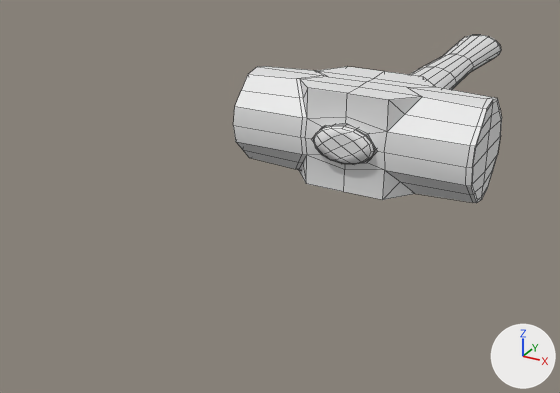
What one commit did to the FBX model Assets/Resources/FBX Files/Hammer.fbx.
Camera for both pictures: a camera (50 mm lens) standing at (5.69, -13.89, 5.07) and looking at (-1.23, -1.29, -1.23). Arrows for +X, +Y and +Z are at lower right; the lights stay in place. The first picture is the older version. Mesh edges are drawn as thin lines. Where no turn or scale is listed for an object, it has been applied to the vertices.

In view in the first picture: 'Handle_LowPoly', 'Head_LowPoly'.
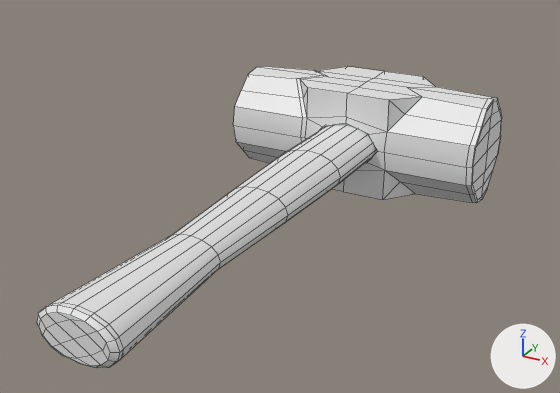
The newer file is also rescaled (x0.3), turned or shifted as a whole; pictures and numbers use the older file's frame.

Changed parts and their boxes (x1, y1, x2, y2) in the pictures (560 x 393 px):
'Head_LowPoly', reshaped (73% wider, 120% taller)
    before: (233, 66, 502, 203)
    after: (37, 66, 502, 368)
'Handle_LowPoly', deleted
    before: (314, 35, 501, 165)
part 1 of me_cylinder_003, added
    after: (37, 123, 377, 368)

The change, as a list of edits to the scene's bpy script:
```text
Change me_cylinder_003:
    used by ob_head_lowpoly; location = (0.0, 0.0, 0.0)
    remove me_cylinder_003.from_pydata(...)  # 192 vertices, 200 faces; spans x -2.49..2.49, y -1.0..1.0, z -1.0..1.0
    add me_cylinder_003.from_pydata(...)  # 354 vertices, 360 faces; spans x -2.49..2.49, y -8.45..1.09, z -1.0..1.0
    me_cylinder_003 part 1: a new loose piece of 162 vertices spanning x -0.63..0.63, y -8.45..1.09, z -0.38..0.38, in mat_handlemaps (white #e7e7e7)
    add me_cylinder_003.materials.append(mat_handlemaps)  # white #e7e7e7
Remove ob_handle_lowpoly:
    ob_handle_lowpoly = bpy.data.objects.new('Handle_LowPoly', me_cylinder_005)
    ob_handle_lowpoly.location = (0.0, 3.68, 0.0)
```
